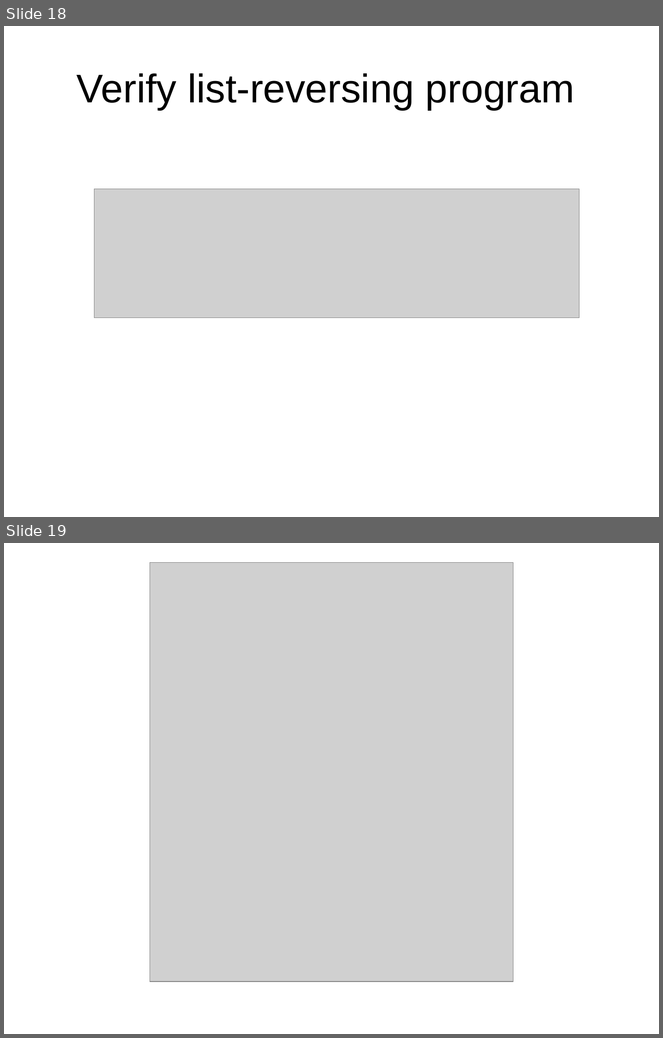
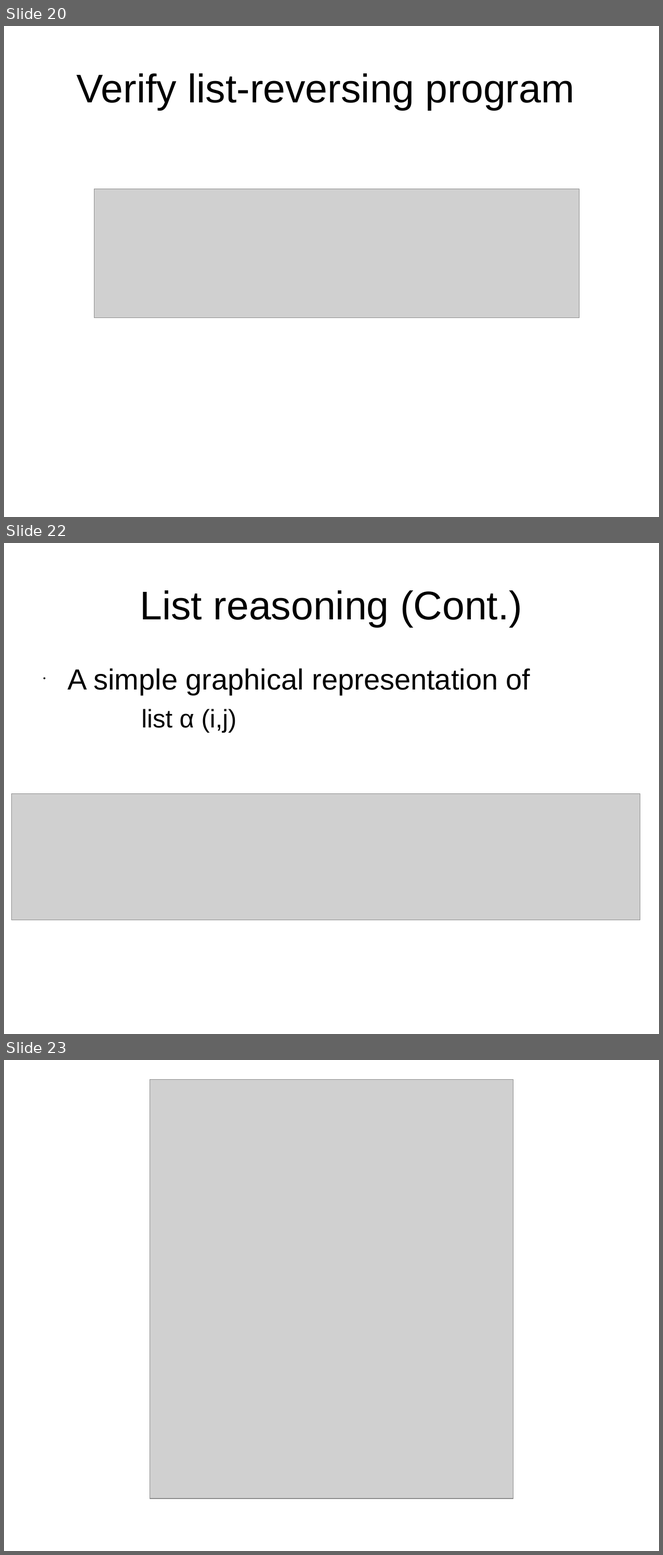
Before and after one commit to xiaohe27/Papers4Courses, a slide deck: FM/presentations/Overview of Separation Logic.ppt. Shown one above the other, each under a label of ours: slides 18 and 19 before the commit, slides 20, 22 and 23 after it; the slides between them are not shown. The pictures are 663x1038 and 663x1555 pixels, drawn with LibreOffice and Linux fonts; fonts in the diff are those of the drawing; grey boxes stand for pictures. Boxes give left, top, right and bottom in pixels: in the first picture for what was removed or moved away, otherwise in the second. Text is boxed around its words. In the diff, an @@ line names an element or a change of style, - is before the commit and + after.

```diff
--- a/FM/presentations/Overview of Separation Logic.ppt
+++ b/FM/presentations/Overview of Separation Logic.ppt
@@ slide 22 added at (4, 543, 659, 1034), background #FFFFFF @@
@@ title added at (140, 590, 522, 627), 44 pt, text #000000 @@
+List reasoning (Cont.)
@@ text added at (68, 668, 531, 733), 32 pt, text #000000 @@
+• A simple graphical representation of
+  list α (i,j)
@@ picture added at (12, 794, 641, 921) @@
@@ what was slide 18 is now slide 20 @@
@@ what was slide 19 is now slide 23 @@
```
Also in this commit, not shown: 1 slide changed, 5 other slides added, 1 slide removed, 1 other file.
